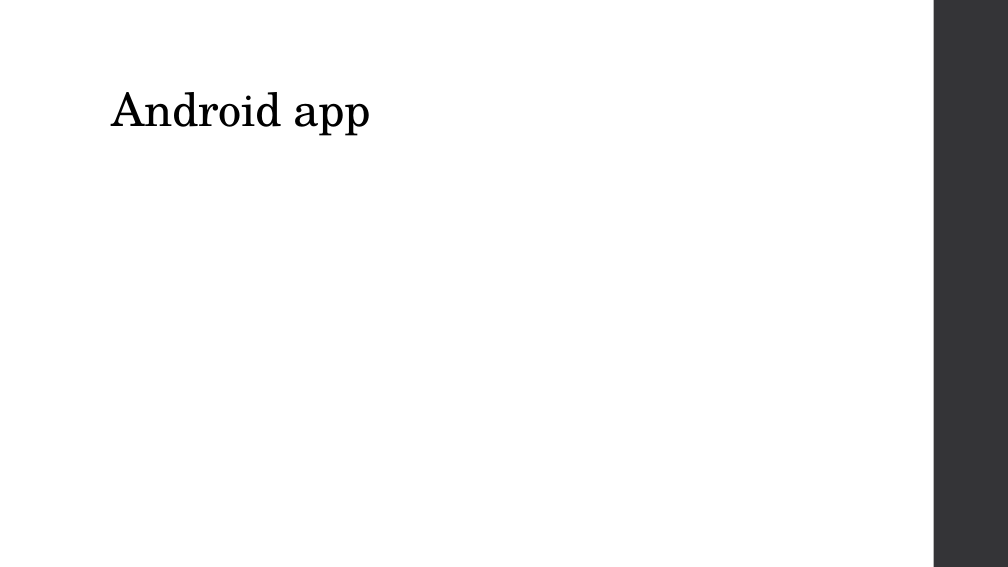
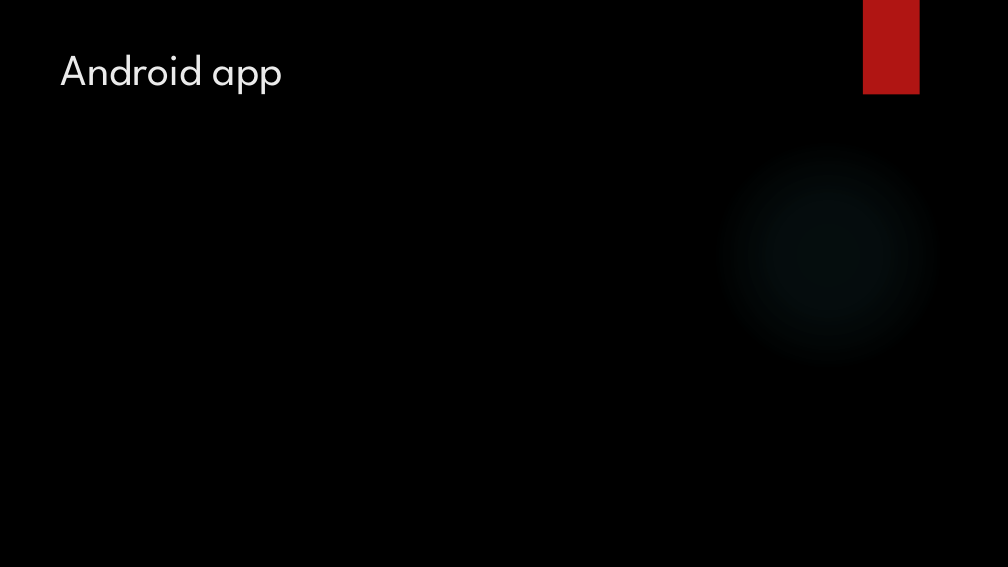
Before and after one commit to Gilbert-Maldonado/HackDFW2016, a slide deck: slide 3 of Earn.pptx. Drawn at 1008x567 pixels with LibreOffice and Linux fonts; fonts in the diff are those of the drawing; background and template pictures are left out. Boxes give left, top, right and bottom in pixels: in the first picture for what was removed or moved away, otherwise in the second. Text is boxed around its words. In the diff, an @@ line names an element or a change of style, - is before the commit and + after.

```diff
--- a/Earn.pptx
+++ b/Earn.pptx
@@ background #FFFFFF to picture (left out) @@
@@ rectangle added at box(863, 0, 920, 95), fill #B01513 @@
@@ rectangle removed at box(934, 0, 1008, 567) @@
@@ title "Android app": place and size @@
-title "Android app" at box(112, 92, 371, 136)
+title "Android app" at box(61, 54, 283, 94)
@@ title "Android app" at box(61, 54, 283, 94): size 44 to 42 pt, font TeX Gyre Schola to League Spartan, text colour #000000 to #EBEBEB, letter spacing -0.5 to 0 pt; line spacing 0.9 to 1; vertical alignment bottom to top @@
@@ ellipse added at box(712, 138, 944, 371), fill gradient #50B9C1 @@
```
Also in this commit, not shown: 6 other slides changed.
